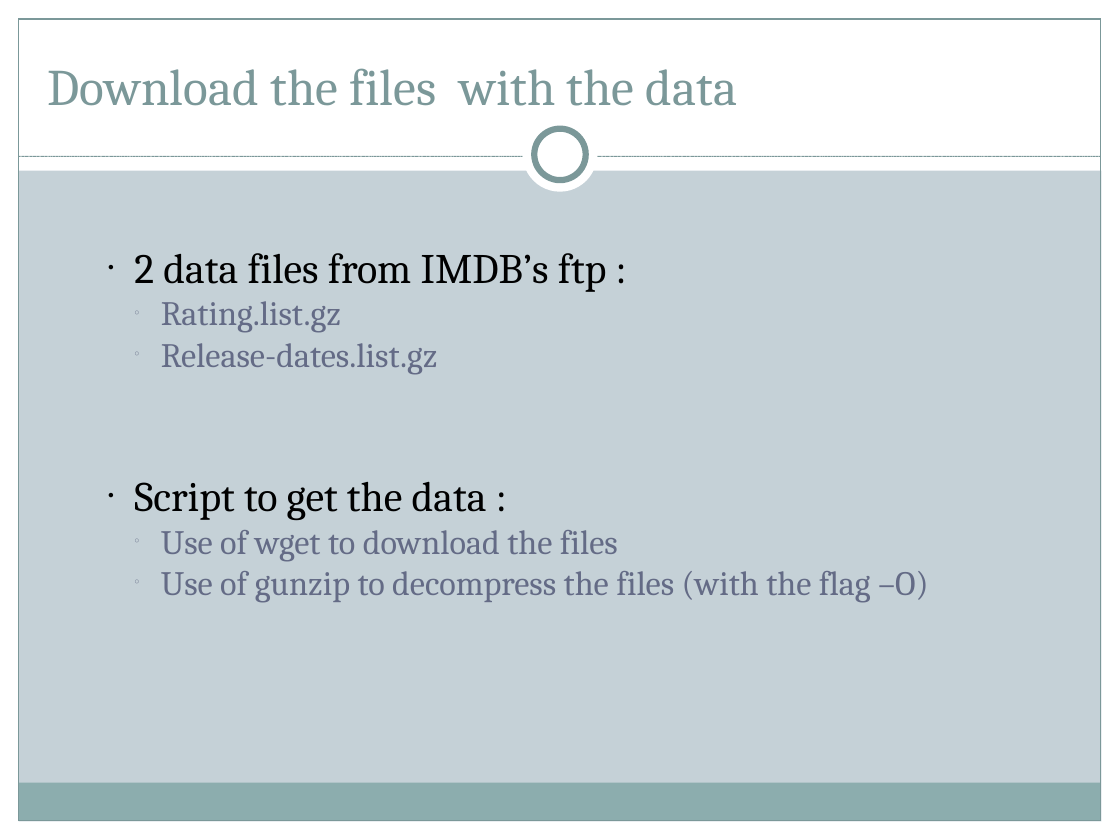
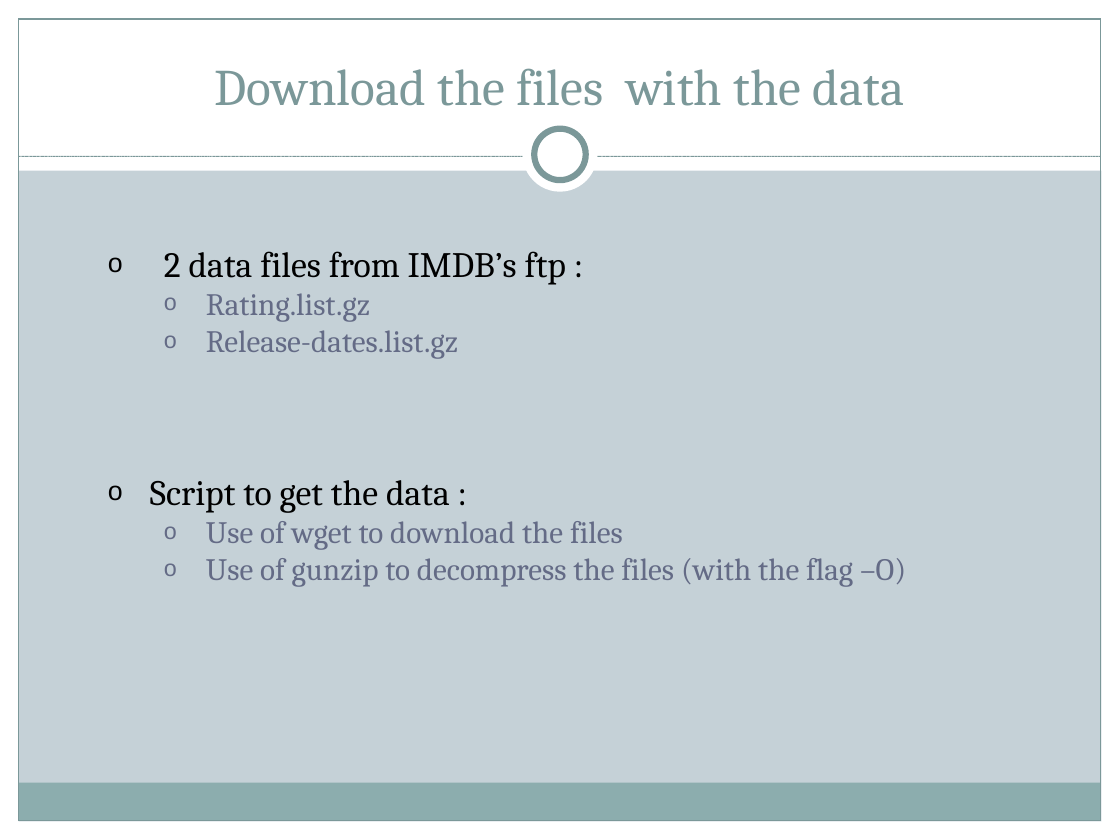
Before and after one commit to peiyunli/isepldc2014, a slide deck: slide 5 of projects/film/presentations/presentation-finale-13-06-14.pptx. Drawn at 1120x840 pixels with LibreOffice and Linux fonts; fonts in the diff are those of the drawing. Boxes give left, top, right and bottom in pixels: in the first picture for what was removed or moved away, otherwise in the second. Text is boxed around its words. In the diff, an @@ line names an element or a change of style, - is before the commit and + after.

```diff
--- a/projects/film/presentations/presentation-finale-13-06-14.pptx
+++ b/projects/film/presentations/presentation-finale-13-06-14.pptx
@@ text "Download the files with the ..." at [215,68,905,106]: alignment left to centre @@
@@ text "2 data files from IMDB’s ..." at [164,251,566,359]: size 27 to 23 pt in "2 data files from IMDB’s ftp :"; size 22 to 20 pt in "Rating.list.gz", "Release-dates.list.gz"; bullet ● to o; bullet ○ to o @@
@@ text "Script to get the data ..." at [150,480,906,587]: size 27 to 23 pt in "Script to get the data :"; size 22 to 20 pt in "Use of wget to download the files", "Use of gunzip to decompress the files ..."; bullet ● to o; bullet ○ to o @@
```
Also in this commit, not shown: 23 other slides changed, 4 slides added, 12 other files.
